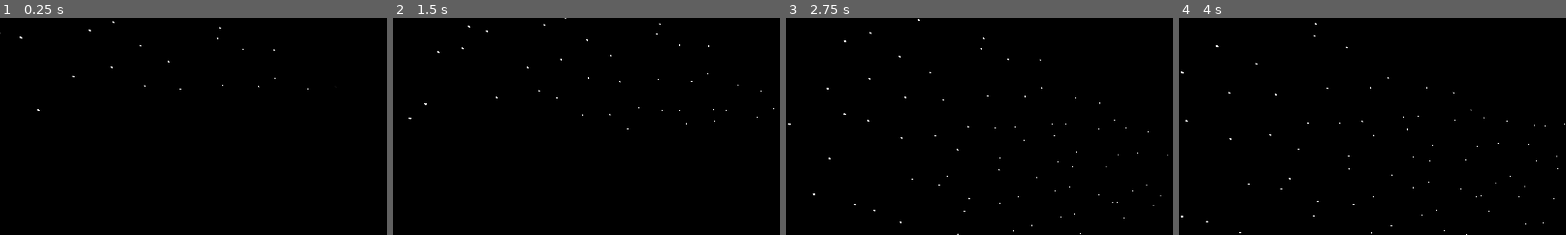
Above: before the commit, frames 1-4 (left to right).
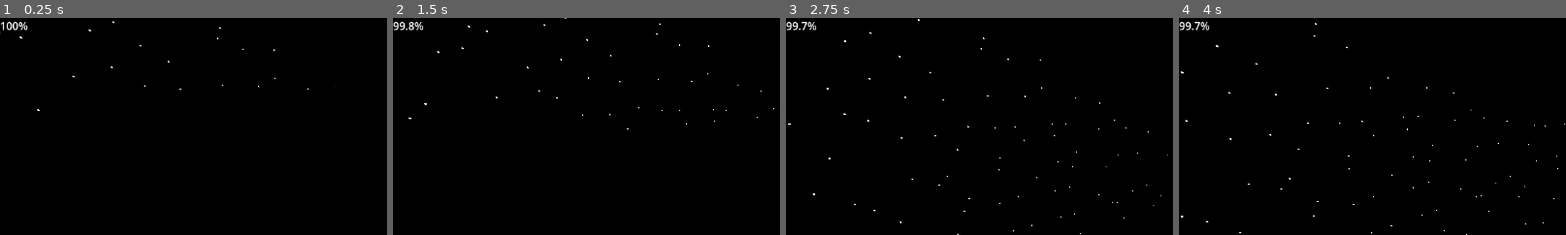
Above: after the commit, the same moments.

Repository: Harley-Townsend/Galacticats
Game: Godot game, scene res://Levels/TestLevel.tscn
Same seed, same stepped clock (60 frames per second), same inputs: the game is played once before the commit and once after it.
Inputs (mouse positions are % of the whole screen's width and height, from its top left):
- Up to frame 1 (0.25 s): no input
- Up to frame 2 (1.5 s): tap Enter at 0.5 s; move the mouse to (55, 50) at 0.52 s; hold W (move_f) 0.53-1.28 s; tap Space at 1.25 s; move the mouse to (45, 50) at 1.27 s; tap E (interact) at 1.35 s
- Up to frame 3 (2.75 s): tap W (move_f) at 1.55, 2.3 s; move the mouse to (52, 48) at 2.02 s; hold S (move_b) from 2.03 s (still down)
- Up to frame 4 (4 s): tap Enter at 2.75 s; move the mouse to (49, 52) at 2.77 s; release S (move_b) at 2.78 s; tap W (move_f) at 2.85, 3.8 s; move the mouse to (57, 51) at 3.52 s; hold A (move_l) from 3.53 s (still down)
The pictures show only the part of the screen within x 0-50%, y 0-50%; the shares and areas given below are measured in that part.

The runs differ from the first frame. In frame 1, 0.2% of the frame differs, in the area x 0-8%, y 1-6%; in frame 2, 0.2%; in frame 3, 0.2%; in frame 4, 0.2%.

Commit message:
added fuel
added fuel with UI too.

Diff:
--- a/PlayerShip/PlayerShip.gd
+++ b/PlayerShip/PlayerShip.gd
@@ -4,6 +4,7 @@
 @export var mouse_sensitivity = 0.002
 @export var controller_look_speed = 1.5
 @export var roll_speed = 3.0
+@export var fuel_amount = 100
 
 var can_land = false
 var landing_target = null
@@ -55,6 +56,7 @@
 	if Input.is_action_pressed("move_f"):
 		direction.z -= 1
 		$BoostParticles.emitting = true
+		lose_fuel()
 	# Move relative to SHIP'S orientation (not camera)
 	if direction != Vector3.ZERO:
 		direction = direction.normalized()
@@ -74,6 +76,13 @@
 		print("Landed!")
 		land()
 
+	if fuel_amount == 100:
+		$Pivot/Camera3D/ShipUserInterface/CanvasLayer/Label.text = str(fuel_amount, "%")
+	else:
+		$Pivot/Camera3D/ShipUserInterface/CanvasLayer/Label.text = str("%.1f" % fuel_amount, "%")
+
+
+
 #--------------------------------------- Functions --------------------------
 signal landing_complete
 
@@ -86,3 +95,6 @@
 	global_transform.origin = landing_target
 	can_land = false
 	emit_signal("landing_complete")
+
+func lose_fuel():
+	fuel_amount = fuel_amount - 0.005
--- a/PlayerShip/PlayerShip.tscn
+++ b/PlayerShip/PlayerShip.tscn
@@ -1,7 +1,8 @@
-[gd_scene load_steps=15 format=3 uid="uid://dbu5irbm0h7qb"]
+[gd_scene load_steps=16 format=3 uid="uid://dbu5irbm0h7qb"]
 
 [ext_resource type="Script" uid="uid://dt6u5p2bosn3c" path="res://PlayerShip/PlayerShip.gd" id="1_l8h54"]
 [ext_resource type="Shader" uid="uid://7ngwfhvfcwd" path="res://PlayerShip/Player.gdshader" id="2_q3lat"]
+[ext_resource type="PackedScene" uid="uid://bbi3gxylfp7kh" path="res://PlayerShip/ship_user_interface.tscn" id="3_pt0d1"]
 
 [sub_resource type="BoxMesh" id="BoxMesh_q3lat"]
 
@@ -65,6 +66,8 @@
 transform = Transform3D(1, 0, 0, 0, 0.766044, 0.642788, 0, -0.642788, 0.766044, 0, 5, 5)
 environment = SubResource("Environment_3qydi")
 
+[node name="ShipUserInterface" parent="Pivot/Camera3D" instance=ExtResource("3_pt0d1")]
+
 [node name="CollisionShape3D" type="CollisionShape3D" parent="."]
 shape = SubResource("BoxShape3D_tok1r")
 
--- /dev/null
+++ b/PlayerShip/ship_user_interface.tscn
@@ -0,0 +1,15 @@
+[gd_scene format=3 uid="uid://bbi3gxylfp7kh"]
+
+[node name="ShipUserInterface" type="Control"]
+layout_mode = 3
+anchors_preset = 15
+anchor_right = 1.0
+anchor_bottom = 1.0
+grow_horizontal = 2
+grow_vertical = 2
+
+[node name="CanvasLayer" type="CanvasLayer" parent="."]
+
+[node name="Label" type="Label" parent="CanvasLayer"]
+offset_right = 40.0
+offset_bottom = 23.0
